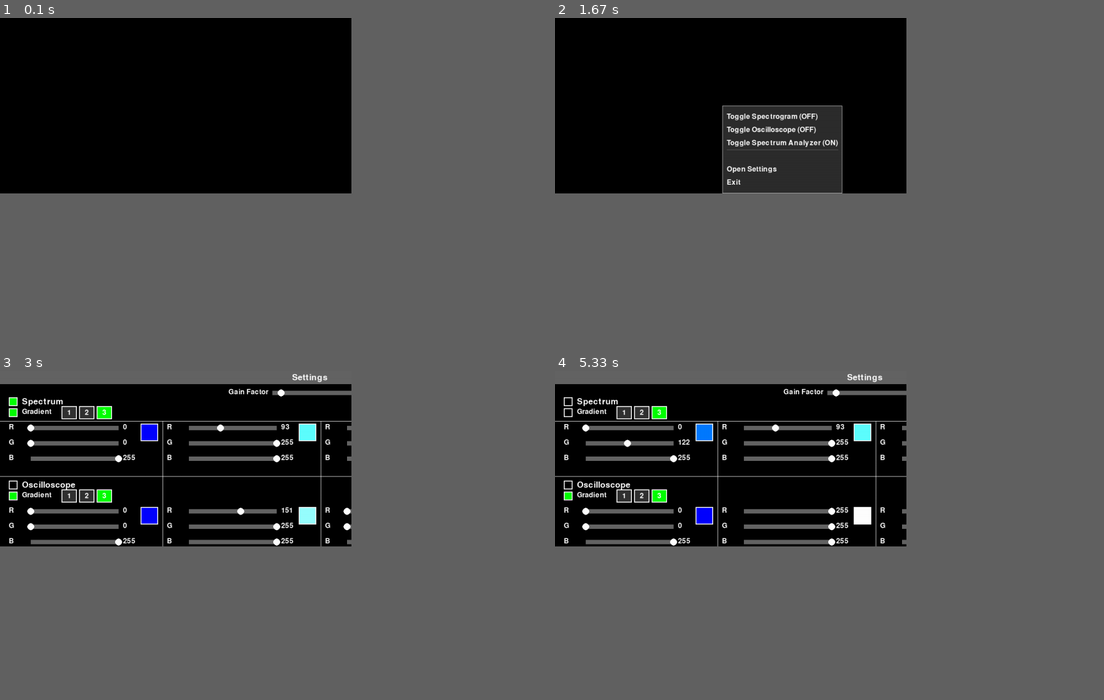
Above: before the commit, frames 1-4 (two rows, left to right).
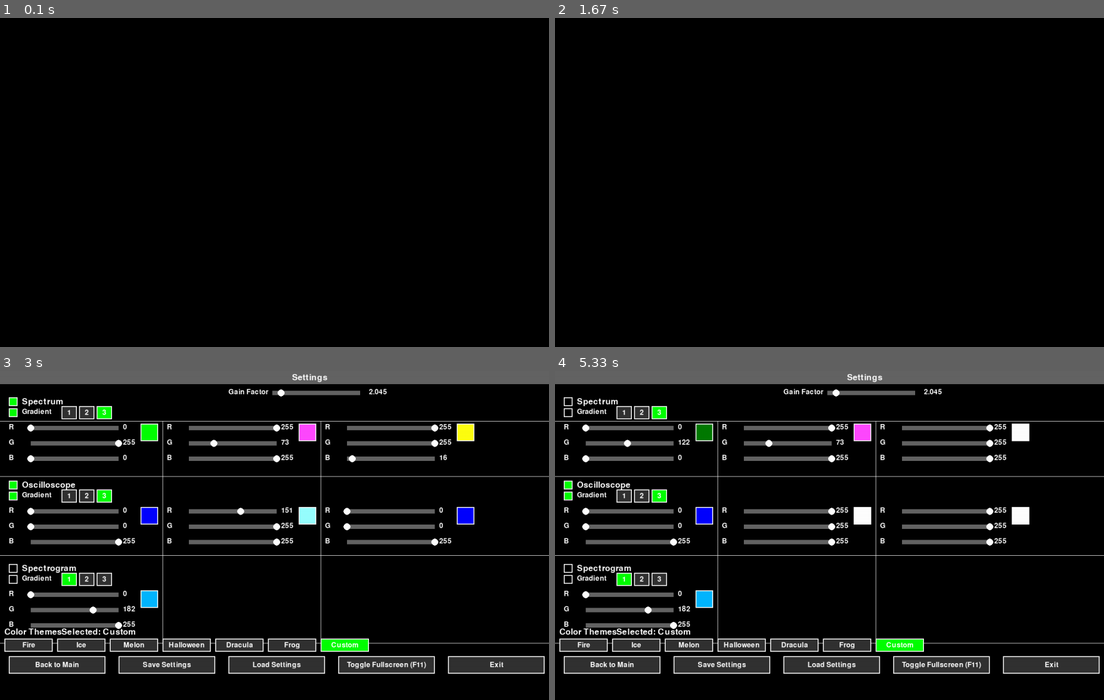
Above: after the commit, the same moments.

Repository: LockMan007/PixelSwirl
Game: pygame game, started from Python-apps/WinAm/WinAm.py
Two runs of this game, one before a commit and one after it. Both use one fixed random seed, a clock stepped at 60 frames per second and the inputs below.
Inputs (mouse positions are in pixels of both pictures, inside the frame that each line leads up to):
- Up to frame 1 (0.1 s): no input
- Up to frame 2 (1.67 s): right-click (747, 126) at 0.38 s; press the mouse at (747, 126) at 0.7 s; move the mouse to (681, 129) at 0.8 s; release the mouse at (615, 129) at 0.93 s; right-click (719, 119) at 1.62 s
- Up to frame 3 (3 s): press the mouse at (164, 472) at 1.93 s; move the mouse to (230, 489) at 2.03 s; release the mouse at (290, 505) at 2.17 s; right-click (214, 397) at 2.62 s; click (296, 456) at 2.95 s
- Up to frame 4 (5.33 s): press the mouse at (631, 443) at 3.27 s; move the mouse to (626, 440) at 3.37 s; release the mouse at (626, 440) at 3.5 s; click (626, 496) at 3.62 s; click (565, 400) at 3.95 s; click "2" at 4.28 s; press the mouse at (565, 413) at 4.6 s; move the mouse to (653, 453) at 4.7 s; release the mouse at (741, 496) at 4.83 s; click "3" at 4.95 s; press the mouse at (659, 496) at 5.27 s
In our replay, the window is 562x281 before the commit and 878x527 after it. These sizes can differ from the game's own. Grey fills any space a smaller window leaves; there, only what the larger window draws over its background counts as a difference.

The runs differ from the first frame. In frame 1, only the window size differs. In frame 2, 5.9% of the frame differs, in the area x 30-53%, y 26-54%; in frame 3, 14%; in frame 4, 14%, in the area x 0-100%, y 0-93%.

Commit message:
added color themes, but bad GUI location

Diff:
--- a/Python-apps/WinAm/WinAm.py
+++ b/Python-apps/WinAm/WinAm.py
@@ -49,9 +49,13 @@
 SPECTROGRAM_GRADIENT_ACTIVE = False
 SPECTROGRAM_BUFFER_SIZE = 200 # Number of spectrogram columns to store, speed
 
+# --- Global Variables for Color Theme
+SPECTRUM_THEMES = ["Fire", "Ice", "Melon", "Halloween", "Dracula","Frog","Custom"]
+SELECTED_SPECTRUM_THEME = "Custom" # Default selected theme
+
 # --- Global Variables for Window State ---
-INITIAL_SCREEN_WIDTH = 800
-INITIAL_SCREEN_HEIGHT = 400
+INITIAL_SCREEN_WIDTH = 1250
+INITIAL_SCREEN_HEIGHT = 750
 last_window_width = INITIAL_SCREEN_WIDTH
 last_window_height = INITIAL_SCREEN_HEIGHT
 last_window_x = 100
@@ -62,103 +66,151 @@
 # --- Spectrogram Buffer ---
 spectrogram_buffer = collections.deque(maxlen=SPECTROGRAM_BUFFER_SIZE)
 
-# --- Load Settings ---
-def load_settings():
+# --- Reset Default Settings ---
+def reset_default_settings():
     global GAIN_FACTOR, OSCILLOSCOPE_ACTIVE, SPECTRUM_ACTIVE, SPECTROGRAM_ACTIVE, BACKGROUND_COLOR, \
            OSCILLOSCOPE_COLORS, OSCILLOSCOPE_COLOR_COUNT, OSCILLOSCOPE_GRADIENT_ACTIVE, \
            SPECTRUM_COLORS, SPECTRUM_COLOR_COUNT, SPECTRUM_GRADIENT_ACTIVE, \
-           SPECTROGRAM_COLORS, SPECTROGRAM_COLOR_COUNT, SPECTROGRAM_GRADIENT_ACTIVE
-
-    if os.path.exists(SETTINGS_FILE):
-        try:
-            config.read(SETTINGS_FILE)
-            if 'SpectrumAnalyzer' in config:
-                GAIN_FACTOR = float(config['SpectrumAnalyzer'].get('gain_factor', GAIN_FACTOR))
-                OSCILLOSCOPE_ACTIVE = config['SpectrumAnalyzer'].getboolean('oscilloscope_active', OSCILLOSCOPE_ACTIVE)
-                SPECTRUM_ACTIVE = config['SpectrumAnalyzer'].getboolean('spectrum_active', SPECTRUM_ACTIVE)
-                SPECTROGRAM_ACTIVE = config['SpectrumAnalyzer'].getboolean('spectrogram_active', SPECTROGRAM_ACTIVE)
-                BACKGROUND_COLOR = eval(config['SpectrumAnalyzer'].get('background_color', str(BACKGROUND_COLOR)))
-
-                OSCILLOSCOPE_COLOR_COUNT = int(config['SpectrumAnalyzer'].get('oscilloscope_color_count', OSCILLOSCOPE_COLOR_COUNT))
-                OSCILLOSCOPE_GRADIENT_ACTIVE = config['SpectrumAnalyzer'].getboolean('oscilloscope_gradient_active', OSCILLOSCOPE_GRADIENT_ACTIVE)
-                OSCILLOSCOPE_COLORS = [eval(config['SpectrumAnalyzer'][f'oscilloscope_color_{i+1}']) for i in range(OSCILLOSCOPE_COLOR_COUNT)]
-
-                SPECTRUM_COLOR_COUNT = int(config['SpectrumAnalyzer'].get('spectrum_color_count', SPECTRUM_COLOR_COUNT))
-                SPECTRUM_GRADIENT_ACTIVE = config['SpectrumAnalyzer'].getboolean('spectrum_gradient_active', SPECTRUM_GRADIENT_ACTIVE)
-                SPECTRUM_COLORS = [eval(config['SpectrumAnalyzer'][f'spectrum_color_{i+1}']) for i in range(SPECTRUM_COLOR_COUNT)]
-
-                SPECTROGRAM_COLOR_COUNT = int(config['SpectrumAnalyzer'].get('spectrogram_color_count', SPECTROGRAM_COLOR_COUNT))
-                SPECTROGRAM_GRADIENT_ACTIVE = config['SpectrumAnalyzer'].getboolean('spectrogram_gradient_active', SPECTROGRAM_GRADIENT_ACTIVE)
-                SPECTROGRAM_COLORS = [eval(config['SpectrumAnalyzer'][f'spectrogram_color_{i+1}']) for i in range(SPECTROGRAM_COLOR_COUNT)]
-
-                print(f"Settings loaded from {SETTINGS_FILE}.")
-            else:
-                print(f"Warning: [SpectrumAnalyzer] section not found in {SETTINGS_FILE}. Using defaults.")
-                reset_default_settings()
-        except Exception as e:
-            print(f"Error reading {SETTINGS_FILE}: {e}. Using default settings.", file=sys.stderr)
-            reset_default_settings()
-    else:
-        print(f"Info: {SETTINGS_FILE} not found. Creating with default settings.")
-        reset_default_settings()
-    save_settings()
+           SPECTROGRAM_COLORS, SPECTROGRAM_COLOR_COUNT, SPECTROGRAM_GRADIENT_ACTIVE, \
+           SELECTED_SPECTRUM_THEME
+
+    GAIN_FACTOR = 5.0
+    OSCILLOSCOPE_ACTIVE = True
+    SPECTRUM_ACTIVE = True
+    SPECTROGRAM_ACTIVE = True
+    BACKGROUND_COLOR = (0, 0, 0)
+
+    OSCILLOSCOPE_COLORS = [(0, 0, 255)]
+    OSCILLOSCOPE_COLOR_COUNT = 1
+    OSCILLOSCOPE_GRADIENT_ACTIVE = False
+
+    SPECTROGRAM_COLORS = [(255, 0, 0)]
+    SPECTROGRAM_COLOR_COUNT = 1
+    SPECTROGRAM_GRADIENT_ACTIVE = False
+
+    SELECTED_SPECTRUM_THEME = "Custom"
+    apply_spectrum_theme(SELECTED_SPECTRUM_THEME)
+
+
+# --- Save a specific theme to the config object ---
+def save_spectrum_theme(theme_name, colors, color_count, gradient_active):
+    if theme_name not in config:
+        config[theme_name] = {}
+    config[theme_name]['spectrum_color_count'] = str(color_count)
+    config[theme_name]['spectrum_gradient_active'] = str(gradient_active)
+    for i, color in enumerate(colors):
+        config[theme_name][f'spectrum_color_{i+1}'] = str(color)
 
 # --- Save Settings ---
 def save_settings():
+    # Only save the main application settings and the "Custom" theme.
+
+    # 1. Update the [SpectrumAnalyzer] section with current settings
     if 'SpectrumAnalyzer' not in config:
         config['SpectrumAnalyzer'] = {}
+
+    config['SpectrumAnalyzer']['selected_spectrum_theme'] = SELECTED_SPECTRUM_THEME
     config['SpectrumAnalyzer']['gain_factor'] = str(GAIN_FACTOR)
     config['SpectrumAnalyzer']['oscilloscope_active'] = str(OSCILLOSCOPE_ACTIVE)
     config['SpectrumAnalyzer']['spectrum_active'] = str(SPECTRUM_ACTIVE)
     config['SpectrumAnalyzer']['spectrogram_active'] = str(SPECTROGRAM_ACTIVE)
     config['SpectrumAnalyzer']['background_color'] = str(BACKGROUND_COLOR)
 
+    # ... (Keep the rest of the existing code for Oscilloscope and Spectrogram colors)
     config['SpectrumAnalyzer']['oscilloscope_color_count'] = str(OSCILLOSCOPE_COLOR_COUNT)
     config['SpectrumAnalyzer']['oscilloscope_gradient_active'] = str(OSCILLOSCOPE_GRADIENT_ACTIVE)
     for i, color in enumerate(OSCILLOSCOPE_COLORS):
         config['SpectrumAnalyzer'][f'oscilloscope_color_{i+1}'] = str(color)
 
-    config['SpectrumAnalyzer']['spectrum_color_count'] = str(SPECTRUM_COLOR_COUNT)
-    config['SpectrumAnalyzer']['spectrum_gradient_active'] = str(SPECTRUM_GRADIENT_ACTIVE)
-    for i, color in enumerate(SPECTRUM_COLORS):
-        config['SpectrumAnalyzer'][f'spectrum_color_{i+1}'] = str(color)
-
     config['SpectrumAnalyzer']['spectrogram_color_count'] = str(SPECTROGRAM_COLOR_COUNT)
     config['SpectrumAnalyzer']['spectrogram_gradient_active'] = str(SPECTROGRAM_GRADIENT_ACTIVE)
     for i, color in enumerate(SPECTROGRAM_COLORS):
         config['SpectrumAnalyzer'][f'spectrogram_color_{i+1}'] = str(color)
 
+    # 2. Only save the 'Custom' theme if it is the currently selected theme.
+    # The presets will not be overwritten.
+    if SELECTED_SPECTRUM_THEME == "Custom":
+        if 'Custom' not in config:
+            config['Custom'] = {}
+        config['Custom']['spectrum_color_count'] = str(SPECTRUM_COLOR_COUNT)
+        config['Custom']['spectrum_gradient_active'] = str(SPECTRUM_GRADIENT_ACTIVE)
+        for i, color in enumerate(SPECTRUM_COLORS):
+            config['Custom'][f'spectrum_color_{i+1}'] = str(color)
+
+    # 3. Write the updated config back to the file.
     try:
+        # Use 'with open' to ensure the file is closed properly
         with open(SETTINGS_FILE, 'w') as configfile:
             config.write(configfile)
         print(f"Settings saved to {SETTINGS_FILE}.")
     except Exception as e:
         print(f"Error saving {SETTINGS_FILE}: {e}", file=sys.stderr)
 
+# --- Load Settings ---
+def load_settings():
+    # ... (rest of your load_settings function, as provided in the previous step) ...
+    global GAIN_FACTOR, OSCILLOSCOPE_ACTIVE, SPECTRUM_ACTIVE, SPECTROGRAM_ACTIVE, BACKGROUND_COLOR, \
+           OSCILLOSCOPE_COLORS, OSCILLOSCOPE_COLOR_COUNT, OSCILLOSCOPE_GRADIENT_ACTIVE, \
+           SPECTROGRAM_COLORS, SPECTROGRAM_COLOR_COUNT, SPECTROGRAM_GRADIENT_ACTIVE, \
+           SELECTED_SPECTRUM_THEME
+
+    if 'SpectrumAnalyzer' in config:
+        try:
+            GAIN_FACTOR = float(config['SpectrumAnalyzer'].get('gain_factor', GAIN_FACTOR))
+            OSCILLOSCOPE_ACTIVE = config['SpectrumAnalyzer'].getboolean('oscilloscope_active', OSCILLOSCOPE_ACTIVE)
+            SPECTRUM_ACTIVE = config['SpectrumAnalyzer'].getboolean('spectrum_active', SPECTRUM_ACTIVE)
+            SPECTROGRAM_ACTIVE = config['SpectrumAnalyzer'].getboolean('spectrogram_active', SPECTROGRAM_ACTIVE)
+            BACKGROUND_COLOR = eval(config['SpectrumAnalyzer'].get('background_color', str(BACKGROUND_COLOR)))
+
+            SELECTED_SPECTRUM_THEME = config['SpectrumAnalyzer'].get('selected_spectrum_theme', SELECTED_SPECTRUM_THEME)
+            apply_spectrum_theme(SELECTED_SPECTRUM_THEME)
+
+            OSCILLOSCOPE_COLOR_COUNT = int(config['SpectrumAnalyzer'].get('oscilloscope_color_count', OSCILLOSCOPE_COLOR_COUNT))
+            OSCILLOSCOPE_GRADIENT_ACTIVE = config['SpectrumAnalyzer'].getboolean('oscilloscope_gradient_active', OSCILLOSCOPE_GRADIENT_ACTIVE)
+            OSCILLOSCOPE_COLORS = [eval(config['SpectrumAnalyzer'][f'oscilloscope_color_{i+1}']) for i in range(OSCILLOSCOPE_COLOR_COUNT)]
+
+            SPECTROGRAM_COLOR_COUNT = int(config['SpectrumAnalyzer'].get('spectrogram_color_count', SPECTROGRAM_COLOR_COUNT))
+            SPECTROGRAM_GRADIENT_ACTIVE = config['SpectrumAnalyzer'].getboolean('spectrogram_gradient_active', SPECTROGRAM_GRADIENT_ACTIVE)
+            SPECTROGRAM_COLORS = [eval(config['SpectrumAnalyzer'][f'spectrogram_color_{i+1}']) for i in range(SPECTROGRAM_COLOR_COUNT)]
+
+            print(f"Settings loaded from {SETTINGS_FILE}.")
+
+        except Exception as e:
+            print(f"Error reading {SETTINGS_FILE}: {e}. Using default settings.", file=sys.stderr)
+            reset_default_settings()
+            save_settings()
+    else:
+        print(f"Info: [SpectrumAnalyzer] section not found in {SETTINGS_FILE}. Using defaults.")
+        reset_default_settings()
+        save_settings()
+
 # --- Reset Default Settings ---
 def reset_default_settings():
     global GAIN_FACTOR, OSCILLOSCOPE_ACTIVE, SPECTRUM_ACTIVE, SPECTROGRAM_ACTIVE, BACKGROUND_COLOR, \
            OSCILLOSCOPE_COLORS, OSCILLOSCOPE_COLOR_COUNT, OSCILLOSCOPE_GRADIENT_ACTIVE, \
            SPECTRUM_COLORS, SPECTRUM_COLOR_COUNT, SPECTRUM_GRADIENT_ACTIVE, \
-           SPECTROGRAM_COLORS, SPECTROGRAM_COLOR_COUNT, SPECTROGRAM_GRADIENT_ACTIVE
+           SPECTROGRAM_COLORS, SPECTROGRAM_COLOR_COUNT, SPECTROGRAM_GRADIENT_ACTIVE, \
+           SELECTED_SPECTRUM_THEME
+
     GAIN_FACTOR = 5.0
     OSCILLOSCOPE_ACTIVE = True
     SPECTRUM_ACTIVE = True
     SPECTROGRAM_ACTIVE = True
     BACKGROUND_COLOR = (0, 0, 0)
+
     OSCILLOSCOPE_COLORS = [(0, 0, 255)]
     OSCILLOSCOPE_COLOR_COUNT = 1
     OSCILLOSCOPE_GRADIENT_ACTIVE = False
-    SPECTRUM_COLORS = [(0, 255, 0)]
-    SPECTRUM_COLOR_COUNT = 1
-    SPECTRUM_GRADIENT_ACTIVE = False
+
     SPECTROGRAM_COLORS = [(255, 0, 0)]
     SPECTROGRAM_COLOR_COUNT = 1
     SPECTROGRAM_GRADIENT_ACTIVE = False
 
-# Initial call to load settings or set defaults
-reset_default_settings()
-load_settings()
+    # Reset the selected theme and apply its colors
+    SELECTED_SPECTRUM_THEME = "Custom"
+    apply_spectrum_theme(SELECTED_SPECTRUM_THEME)
+
+
 
 # --- Pygame Setup ---
 pygame.init()
@@ -413,9 +465,9 @@
 
 # Settings Screen
 def draw_settings_screen():
-    global settings_ui
-    screen.fill(BLACK)
-    settings_ui.clear()
+    global settings_ui, screen_size
+    settings_ui = {}
+    screen.fill(BACKGROUND_COLOR)
 
     # Top bar
     pygame.draw.rect(screen, GRAY, (0, 0, 1280, 30))
@@ -441,6 +493,26 @@
     draw_section(20, 60, "Spectrum", BLUE, "SPECTRUM_ACTIVE", "SPECTRUM_GRADIENT_ACTIVE", "SPECTRUM_COLORS", "SPECTRUM_COLOR_COUNT")
     draw_section(20, 250, "Oscilloscope", GREEN, "OSCILLOSCOPE_ACTIVE", "OSCILLOSCOPE_GRADIENT_ACTIVE", "OSCILLOSCOPE_COLORS", "OSCILLOSCOPE_COLOR_COUNT")
     draw_section(20, 440, "Spectrogram", YELLOW, "SPECTROGRAM_ACTIVE", "SPECTROGRAM_GRADIENT_ACTIVE", "SPECTROGRAM_COLORS", "SPECTROGRAM_COLOR_COUNT")
+
+
+    # --- Draw Color Theme Selector ---
+    theme_box_x = 10
+    theme_box_y = 610
+    draw_label("Color Themes", (theme_box_x, theme_box_y - 25), bold=True)
+    draw_label(f"Selected: {SELECTED_SPECTRUM_THEME}", (theme_box_x + 130, theme_box_y - 25), bold=True)
+
+    button_width = 110
+    button_height = 30
+
+    # Draw preset theme buttons
+    for i, theme_name in enumerate(SPECTRUM_THEMES):
+        x_offset = i * (button_width + 10)
+        button_rect = pygame.Rect(theme_box_x + x_offset, theme_box_y, button_width, button_height)
+        color = GREEN if SELECTED_SPECTRUM_THEME == theme_name else DARK_GRAY
+        draw_button(theme_name, button_rect, color=color)
+        settings_ui[f'theme_button_{theme_name}'] = {'type': 'theme_button', 'rect': button_rect, 'theme': theme_name}
+
+
 
     # Bottom buttons
     buttons = ["Back to Main", "Save Settings", "Load Settings", "Toggle Fullscreen (F11)", "Exit"]
@@ -450,70 +522,89 @@
         draw_button(text, rect)
         settings_ui[f'button_{actions[i]}'] = {'type': 'button', 'rect': rect, 'action': actions[i]}
 
+# --- Handle_Settings_Click --- #
+
 def handle_settings_click(pos):
     global app_state, slider_dragging, GAIN_FACTOR, OSCILLOSCOPE_ACTIVE, SPECTRUM_ACTIVE, SPECTROGRAM_ACTIVE, \
            OSCILLOSCOPE_COLOR_COUNT, SPECTRUM_COLOR_COUNT, SPECTROGRAM_COLOR_COUNT, OSCILLOSCOPE_GRADIENT_ACTIVE, SPECTRUM_GRADIENT_ACTIVE, SPECTROGRAM_GRADIENT_ACTIVE
 
     for key, ui_element in settings_ui.items():
-        if ui_element['type'] == 'slider' and ui_element['rect'].collidepoint(pos):
-            slider_dragging = ui_element
-            return
-
-        if ui_element['type'] == 'button' and ui_element['rect'].collidepoint(pos):
-            action = ui_element['action']
-            if action == 'main':
-                app_state = APP_STATE_MAIN
-            elif action == 'save_settings':
-                save_settings()
-            elif action == 'load_settings':
-                load_settings()
-                # We don't need to re-initialize the UI here since it's redrawn every frame
-            elif action == 'toggle_fullscreen':
-                toggle_fullscreen()
-            elif action == 'exit':
-                pygame.quit()
-                sys.exit()
-
-        if ui_element['type'] == 'toggle' and ui_element['rect'].collidepoint(pos):
-            var_name = ui_element['var_name']
-            if var_name == "OSCILLOSCOPE_GRADIENT_ACTIVE":
-                OSCILLOSCOPE_GRADIENT_ACTIVE = not OSCILLOSCOPE_GRADIENT_ACTIVE
-            elif var_name == "SPECTRUM_GRADIENT_ACTIVE":
-                SPECTRUM_GRADIENT_ACTIVE = not SPECTRUM_GRADIENT_ACTIVE
-            elif var_name == "SPECTROGRAM_GRADIENT_ACTIVE":
-                SPECTROGRAM_GRADIENT_ACTIVE = not SPECTROGRAM_GRADIENT_ACTIVE
-            elif var_name == "OSCILLOSCOPE_ACTIVE":
-                OSCILLOSCOPE_ACTIVE = not OSCILLOSCOPE_ACTIVE
-            elif var_name == "SPECTRUM_ACTIVE":
-                SPECTRUM_ACTIVE = not SPECTRUM_ACTIVE
-            elif var_name == "SPECTROGRAM_ACTIVE":
-                SPECTROGRAM_ACTIVE = not SPECTROGRAM_ACTIVE
-
-        if ui_element['type'] == 'button_color_count' and ui_element['rect'].collidepoint(pos):
-            var_name = ui_element['var_name']
-            value = ui_element['value']
-
-            if var_name == "SPECTRUM_COLOR_COUNT":
-                globals()[var_name] = value
-                if len(SPECTRUM_COLORS) < value:
-                    for _ in range(value - len(SPECTRUM_COLORS)):
-                        SPECTRUM_COLORS.append((255, 255, 255))
-                elif len(SPECTRUM_COLORS) > value:
-                    SPECTRUM_COLORS[:] = SPECTRUM_COLORS[:value]
-            elif var_name == "OSCILLOSCOPE_COLOR_COUNT":
-                globals()[var_name] = value
-                if len(OSCILLOSCOPE_COLORS) < value:
-                    for _ in range(value - len(OSCILLOSCOPE_COLORS)):
-                        OSCILLOSCOPE_COLORS.append((255, 255, 255))
-                elif len(OSCILLOSCOPE_COLORS) > value:
-                    OSCILLOSCOPE_COLORS[:] = OSCILLOSCOPE_COLORS[:value]
-            elif var_name == "SPECTROGRAM_COLOR_COUNT":
-                globals()[var_name] = value
-                if len(SPECTROGRAM_COLORS) < value:
-                    for _ in range(value - len(SPECTROGRAM_COLORS)):
-                        SPECTROGRAM_COLORS.append((255, 255, 255))
-                elif len(SPECTROGRAM_COLORS) > value:
-                    SPECTROGRAM_COLORS[:] = SPECTROGRAM_COLORS[:value]
+        if ui_element['rect'].collidepoint(pos):
+
+            # --- Check for theme button clicks ---
+            if ui_element['type'] == 'theme_button':
+                theme_name = ui_element['theme']
+                # Check if the theme is one of the fixed presets
+                if theme_name in ["Fire", "Ice", "Melon", "Halloween", "Dracula", "Frog"]:
+                    # Load the theme, but don't allow saving over it
+                    # The apply_spectrum_theme function already handles this
+                    apply_spectrum_theme(theme_name)
+                    SELECTED_SPECTRUM_THEME = theme_name # Update the global variable
+                else:
+                    # For the "Custom" theme, allow full modification and saving
+                    apply_spectrum_theme(theme_name)
+                    SELECTED_SPECTRUM_THEME = theme_name
+                return
+
+            if ui_element['type'] == 'slider':
+                slider_dragging = ui_element
+                return
+
+            if ui_element['type'] == 'button':
+                action = ui_element['action']
+                if action == 'main':
+                    app_state = APP_STATE_MAIN
+                elif action == 'save_settings':
+                    save_settings()
+                elif action == 'load_settings':
+                    load_settings()
+                    # We don't need to re-initialize the UI here since it's redrawn every frame
+                elif action == 'toggle_fullscreen':
+                    toggle_fullscreen()
+                elif action == 'exit':
+                    pygame.quit()
+                    sys.exit()
+
+            if ui_element['type'] == 'toggle':
+                var_name = ui_element['var_name']
+                if var_name == "OSCILLOSCOPE_GRADIENT_ACTIVE":
+                    OSCILLOSCOPE_GRADIENT_ACTIVE = not OSCILLOSCOPE_GRADIENT_ACTIVE
+                elif var_name == "SPECTRUM_GRADIENT_ACTIVE":
+                    SPECTRUM_GRADIENT_ACTIVE = not SPECTRUM_GRADIENT_ACTIVE
+                elif var_name == "SPECTROGRAM_GRADIENT_ACTIVE":
+                    SPECTROGRAM_GRADIENT_ACTIVE = not SPECTROGRAM_GRADIENT_ACTIVE
+                elif var_name == "OSCILLOSCOPE_ACTIVE":
+                    OSCILLOSCOPE_ACTIVE = not OSCILLOSCOPE_ACTIVE
+                elif var_name == "SPECTRUM_ACTIVE":
+                    SPECTRUM_ACTIVE = not SPECTRUM_ACTIVE
+                elif var_name == "SPECTROGRAM_ACTIVE":
+                    SPECTROGRAM_ACTIVE = not SPECTROGRAM_ACTIVE
+
+            if ui_element['type'] == 'button_color_count':
+                var_name = ui_element['var_name']
+                value = ui_element['value']
+
+                if var_name == "SPECTRUM_COLOR_COUNT":
+                    globals()[var_name] = value
+                    if len(SPECTRUM_COLORS) < value:
+                        for _ in range(value - len(SPECTRUM_COLORS)):
+                            SPECTRUM_COLORS.append((255, 255, 255))
+                    elif len(SPECTRUM_COLORS) > value:
+                        SPECTRUM_COLORS[:] = SPECTRUM_COLORS[:value]
+                elif var_name == "OSCILLOSCOPE_COLOR_COUNT":
+                    globals()[var_name] = value
+                    if len(OSCILLOSCOPE_COLORS) < value:
+                        for _ in range(value - len(OSCILLOSCOPE_COLORS)):
+                            OSCILLOSCOPE_COLORS.append((255, 255, 255))
+                    elif len(OSCILLOSCOPE_COLORS) > value:
+                        OSCILLOSCOPE_COLORS[:] = OSCILLOSCOPE_COLORS[:value]
+                elif var_name == "SPECTROGRAM_COLOR_COUNT":
+                    globals()[var_name] = value
+                    if len(SPECTROGRAM_COLORS) < value:
+                        for _ in range(value - len(SPECTROGRAM_COLORS)):
+                            SPECTROGRAM_COLORS.append((255, 255, 255))
+                    elif len(SPECTROGRAM_COLORS) > value:
+                        SPECTROGRAM_COLORS[:] = SPECTROGRAM_COLORS[:value]
 
 def handle_slider_drag(pos):
     global slider_dragging, GAIN_FACTOR
@@ -658,6 +749,48 @@
                 set_window_position(last_window_x, last_window_y, last_window_width, last_window_height)
             except Exception as e:
                 print(f"Error using ctypes to restore window position: {e}", file=sys.stderr)
+
+
+# --- Helper function for color strings ---
+def parse_color_string(color_str):
+    """Converts a string like '(255, 0, 0)' to a tuple (255, 0, 0)."""
+    try:
+        # Remove parentheses and split by comma
+        color_values = color_str.strip('()').split(',')
+        return tuple(int(c.strip()) for c in color_values)
+    except (ValueError, IndexError):
+        print(f"Error parsing color string: {color_str}. Using default color (0,0,0).")
+        return (0, 0, 0)
+
+# --- Apply Theme Function ---
+def apply_spectrum_theme(theme_name):
+    global SPECTRUM_COLORS, SPECTRUM_COLOR_COUNT, SPECTRUM_GRADIENT_ACTIVE, SELECTED_SPECTRUM_THEME, app_state
+
+    if theme_name in config:
+        theme_config = config[theme_name]
+        try:
+            SPECTRUM_COLOR_COUNT = theme_config.getint('spectrum_color_count')
+            SPECTRUM_GRADIENT_ACTIVE = theme_config.getboolean('spectrum_gradient_active')
+
+            new_colors = []
+            for i in range(1, SPECTRUM_COLOR_COUNT + 1):
+                color_str = theme_config.get(f'spectrum_color_{i}', fallback='(0,0,0)')
+                new_colors.append(parse_color_string(color_str))
+
+            SPECTRUM_COLORS = new_colors
+            SELECTED_SPECTRUM_THEME = theme_name
+
+            if 'draw_settings_screen' in globals() and app_state == APP_STATE_SETTINGS:
+                draw_settings_screen()
+                pygame.display.flip()
+
+        except configparser.Error as e:
+            print(f"Error reading theme '{theme_name}': {e}")
+
+# Initial call to load settings or set defaults
+reset_default_settings()
+load_settings()
+
 
 # --- Main Loop ---
 def main():
